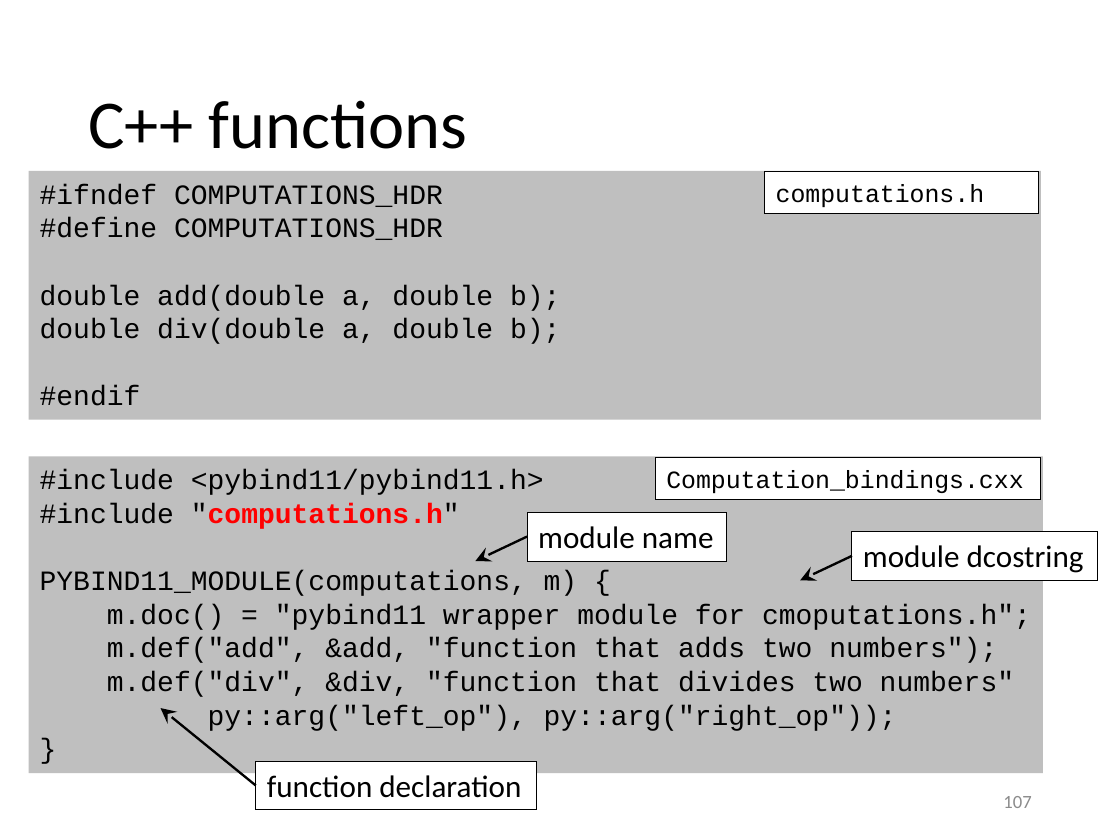
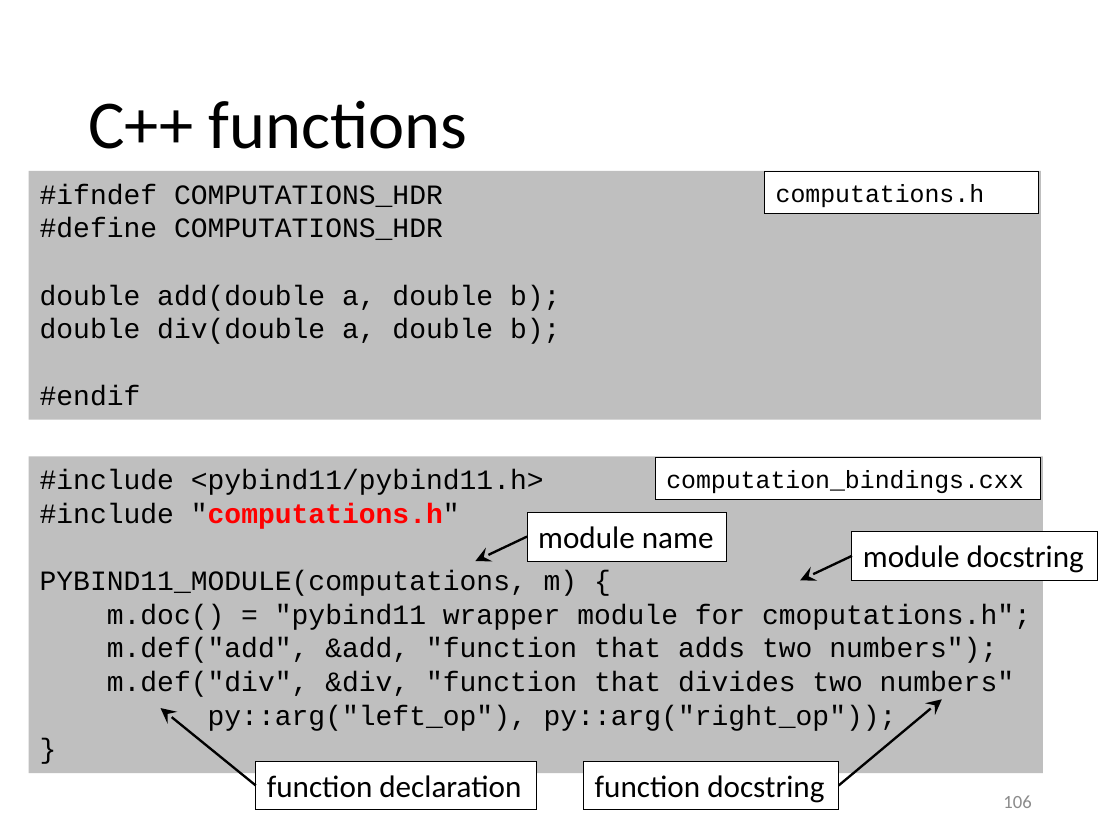
Before and after one commit to gjbex/Python-for-HPC, a slide deck: slide 106 of python_for_hpc.pptx (slide 107 before the commit). Drawn at 1120x840 pixels with LibreOffice and Linux fonts; fonts in the diff are those of the drawing. Boxes give left, top, right and bottom in pixels: in the first picture for what was removed or moved away, otherwise in the second. Text is boxed around its words. In the diff, an @@ line names an element or a change of style, - is before the commit and + after.

Commit message:
Fix typos

```diff
--- a/python_for_hpc.pptx
+++ b/python_for_hpc.pptx
@@ text in rectangle at <box>666,470,1023,493</box>: text changed @@
-Computation_bindings.cxx
+computation_bindings.cxx
@@ text in rectangle at <box>863,545,1084,573</box>: text changed @@
-module dcostring
+module docstring
@@ arrow added from (839, 785) to (942, 699), #000000 1.5 pt @@
@@ rectangle added at <box>584,760,839,810</box>, fill #FFFFFF, outline #000000 0.75 pt, 20 pt, text #000000 @@
+function docstring
@@ page number at <box>1003,795,1031,808</box>: text changed @@
-107
+106
```
Also in this commit, not shown: 4 other slides changed, 1 slide removed.
